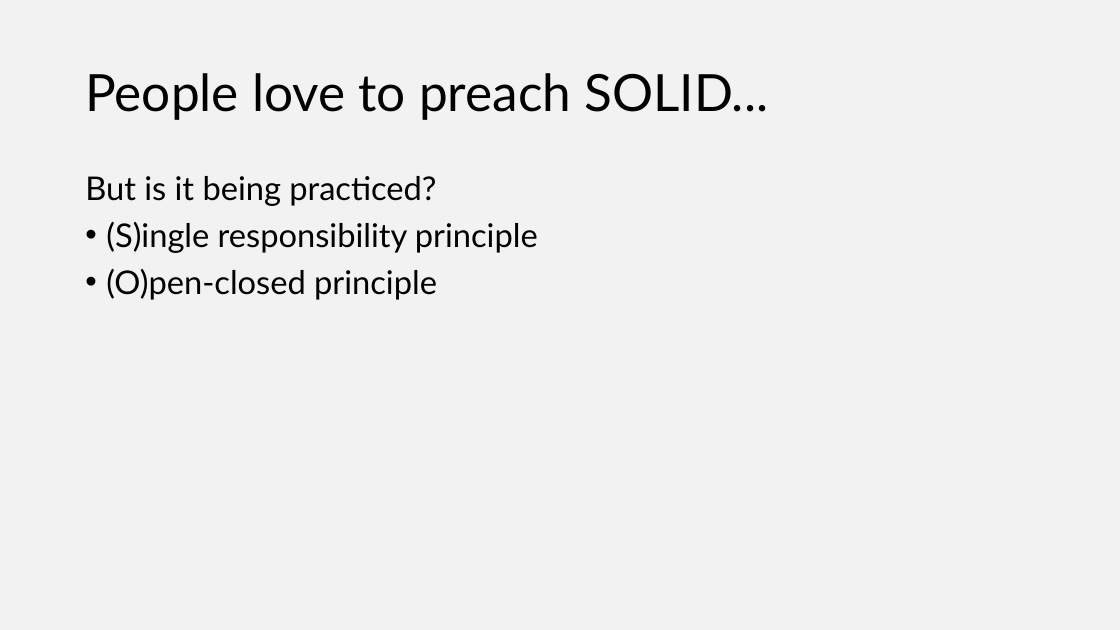
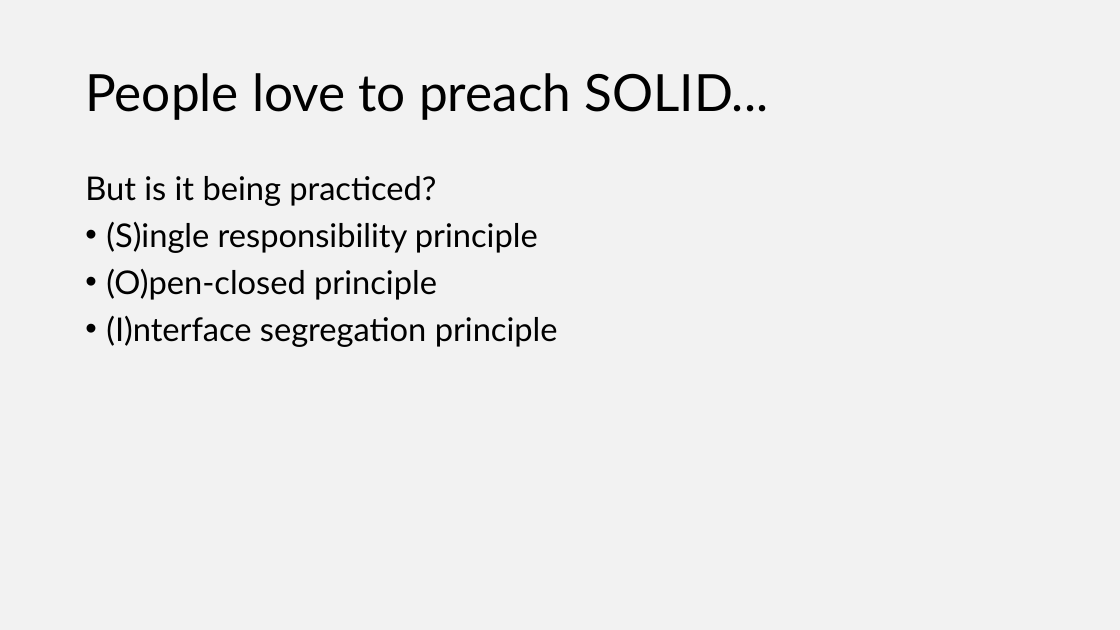
Before and after one commit to joaofbantunes/OOPsIDidItAgain, a slide deck: slide 11 of presentation/OOPsIDidItAgain.pptx (slide 10 before the commit). Drawn at 1120x630 pixels with LibreOffice and Linux fonts; fonts in the diff are those of the drawing. Boxes give left, top, right and bottom in pixels: in the first picture for what was removed or moved away, otherwise in the second. Text is boxed around its words. In the diff, an @@ line names an element or a change of style, - is before the commit and + after.

```diff
--- a/presentation/OOPsIDidItAgain.pptx
+++ b/presentation/OOPsIDidItAgain.pptx
@@ text at bbox=[106, 316, 558, 347]: paragraph added @@
+• (I)nterface segregation principle
```
Also in this commit, not shown: 9 other slides changed, 1 slide added, 1 other file.
